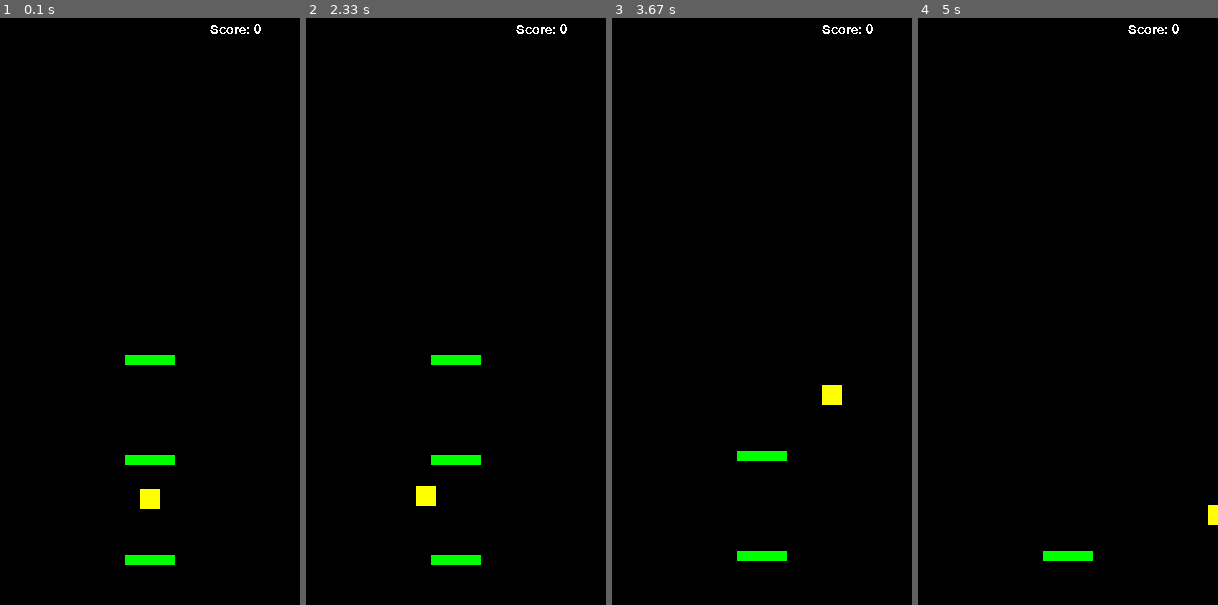
Above: before the commit, frames 1-4 (left to right).
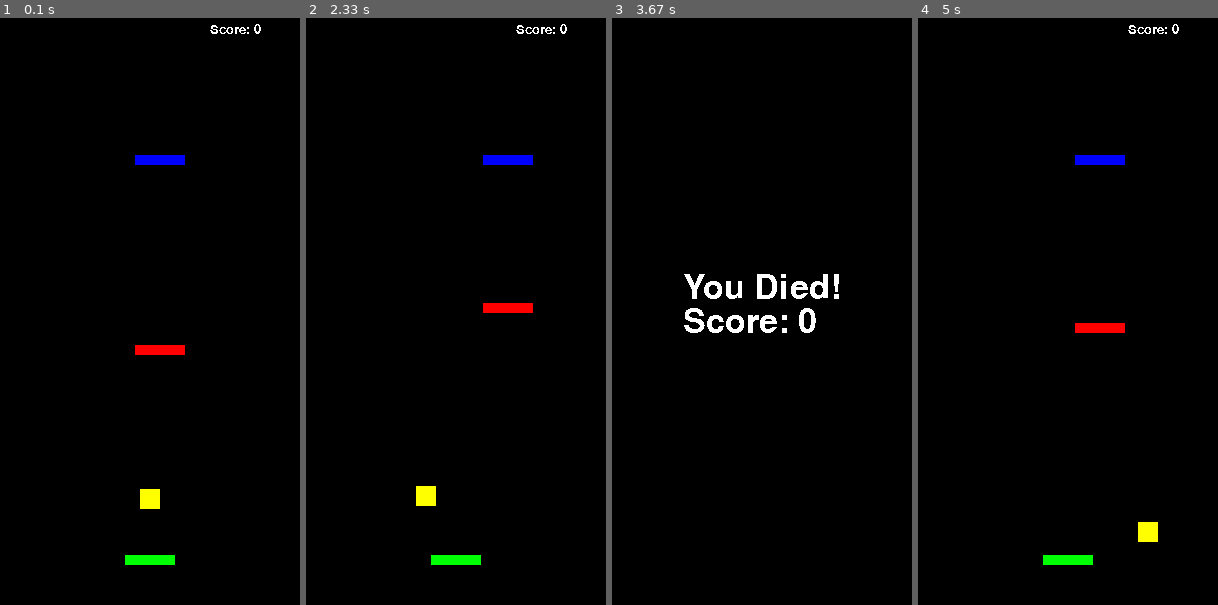
Above: after the commit, the same moments.

Repository: lolloz98/pygame_games
Game: pygame game, started from dodo_jump/main.py
The game is run twice, just before and just after one commit, with the same random seed, the same clock (stepped at 60 frames per second) and the same inputs.
Inputs:
- Up to frame 1 (0.1 s): no input
- Up to frame 2 (2.33 s): hold D 0.33-0.8 s; hold D 0.83-1.3 s; hold A 1.33-1.87 s; hold S 1.9-2.2 s; hold A from 2.23 s (still down)
- Up to frame 3 (3.67 s): release A at 2.63 s; hold D 2.67-3.3 s
- Up to frame 4 (5 s): hold A 3.73-4.2 s; hold D 4.23-4.7 s; hold D from 4.73 s (still down)

The runs differ from the first frame. In frame 1, 1.1% of the frame differs, in the area x 41-62%, y 23-77%; in frame 2, 1.1%; in frame 3, 2.5%, in the area x 24-87%, y 1-93%; in frame 4, 1.1%.

Commit message:
DODO-JUMP Made some special tiles

Diff:
--- a/dodo_jump/constants.py
+++ b/dodo_jump/constants.py
@@ -1,3 +1,5 @@
+from enum import Enum
+
 screen_size = (300, 600)
 
 tile_basic_size = (50, 10)
@@ -13,3 +15,12 @@
 max_fps = 60
 
 lift_screen_height = 400
+
+moving_tile_vel = (100, 100)
+tile_offset_to_die = 400
+
+
+class Dir(Enum):
+    LEFT = -1
+    RIGHT = 1
+    NONE = 0
--- /dev/null
+++ b/dodo_jump/effects.py
@@ -0,0 +1,40 @@
+import player
+import constants
+import pygame
+
+
+class Effect:
+    def applyEffectToPlayer(self, character: player.Player):
+        pass
+
+    def applyEffectToTile(self, tile, dt):
+        pass
+
+
+class MoveXEffect(Effect):
+    def applyEffectToTile(self, tile, dt):
+        tile.move(pygame.Vector2(constants.moving_tile_vel[0], 0), dt)
+        if tile.rect.midleft[0] > constants.screen_size[0]:
+            tile.rect.midbottom = (0, tile.rect.midbottom[1])
+        if tile.rect.midright[0] < 0:
+            tile.rect.midbottom = (constants.screen_size[0], tile.midbottom[1])
+
+
+class MoveBackAndForth(Effect):
+    def __init__(self, vel=constants.moving_tile_vel, stop=(200, 200)):
+        self.dir = pygame.Vector2((1, -1))
+        self.velocity = pygame.Vector2(vel)
+        self.stop = pygame.Vector2(stop)
+        self.moved = pygame.Vector2(0, 0)
+
+    def applyEffectToTile(self, tile, dt):
+        movement = (self.dir.elementwise() * self.velocity).elementwise() * dt
+        self.moved += movement.elementwise()
+        tile.move(movement)
+        # bounce if on back
+        if tile.rect.midright[0] > constants.screen_size[0] \
+                or tile.rect.midleft[0] < 0 \
+                or abs(self.moved.x) > self.stop.x:
+            self.dir.x = -self.dir.x
+        if abs(self.moved.y) > self.stop.y:
+            self.dir.y = -self.dir.y
--- a/dodo_jump/main.py
+++ b/dodo_jump/main.py
@@ -94,6 +94,7 @@
         clock.tick(constants.max_fps)
         continue
 
+    tile_manager.apply_effects_on_tiles(dt)
     dodo.moveX(dt)
     dodo.moveY(dt, tile_manager.group)
     if dodo.rect.midbottom[1] < constants.lift_screen_height:
--- a/dodo_jump/player.py
+++ b/dodo_jump/player.py
@@ -1,12 +1,6 @@
 import pygame
 import constants
-from enum import Enum
-
-
-class Dir(Enum):
-    LEFT = -1
-    RIGHT = 1
-    NONE = 0
+from constants import Dir
 
 
 class Player(pygame.sprite.Sprite):
--- a/dodo_jump/tile.py
+++ b/dodo_jump/tile.py
@@ -1,19 +1,44 @@
 import pygame
 import constants
+import effects
+
+
+def normalTile(position):
+    return Tile(position)
+
+
+def movingAsCharOnX(position, color='Blue'):
+    return Tile(position, effects.MoveXEffect(), color=color)
+
+
+def movingTileXY(position, color='Red', stop=(100, 100)):
+    return Tile(position, effects.MoveBackAndForth(stop=stop), color=color)
 
 
 class Tile(pygame.sprite.Sprite):
-    def __init__(self, position, dimensions=constants.tile_basic_size, color=constants.tile_basic_color):
+    def __init__(self, position, effect=effects.Effect(), dimensions=constants.tile_basic_size, color=constants.tile_basic_color):
         super().__init__()
+        effect.init_pos = pygame.Vector2(position)
         self.position = position
         self.image = pygame.Surface(dimensions)
         self.image.fill(color)
         self.rect = self.image.get_rect(midtop=position)
+        self.effect = effect
+
+    def move(self, direction, dt=1):
+        # For sure there is a better way to handle movement...
+        # For now it's good enough :)
+        self.rect.midbottom = (
+            self.rect.midbottom[0] + direction[0] * dt,
+            self.rect.midbottom[1] + direction[1] * dt
+        )
+
+
 
 
 class TileManager:
     def __init__(self):
-        self.tiles = [Tile((150, 550)), Tile((150, 450)), Tile((150, 350))]
+        self.tiles = [normalTile((150, 550)), movingTileXY((150, 350)), movingAsCharOnX((150, 150))]
         self.tiles_type = [Tile]
         self.group = pygame.sprite.Group()
         self.group.add(self.tiles)
@@ -30,8 +55,12 @@
         for t in self.tiles:
             ny = t.rect.midtop[1] + diff
             t.rect.midtop = (t.rect.midtop[0], ny)
-            if ny > constants.screen_size[1]:
+            if ny > constants.screen_size[1] + constants.tile_offset_to_die:
                 torem = True
 
         if torem:
             self.tiles.pop(0)
+
+    def apply_effects_on_tiles(self, dt):
+        for tile in self.tiles:
+            tile.effect.applyEffectToTile(tile, dt)
